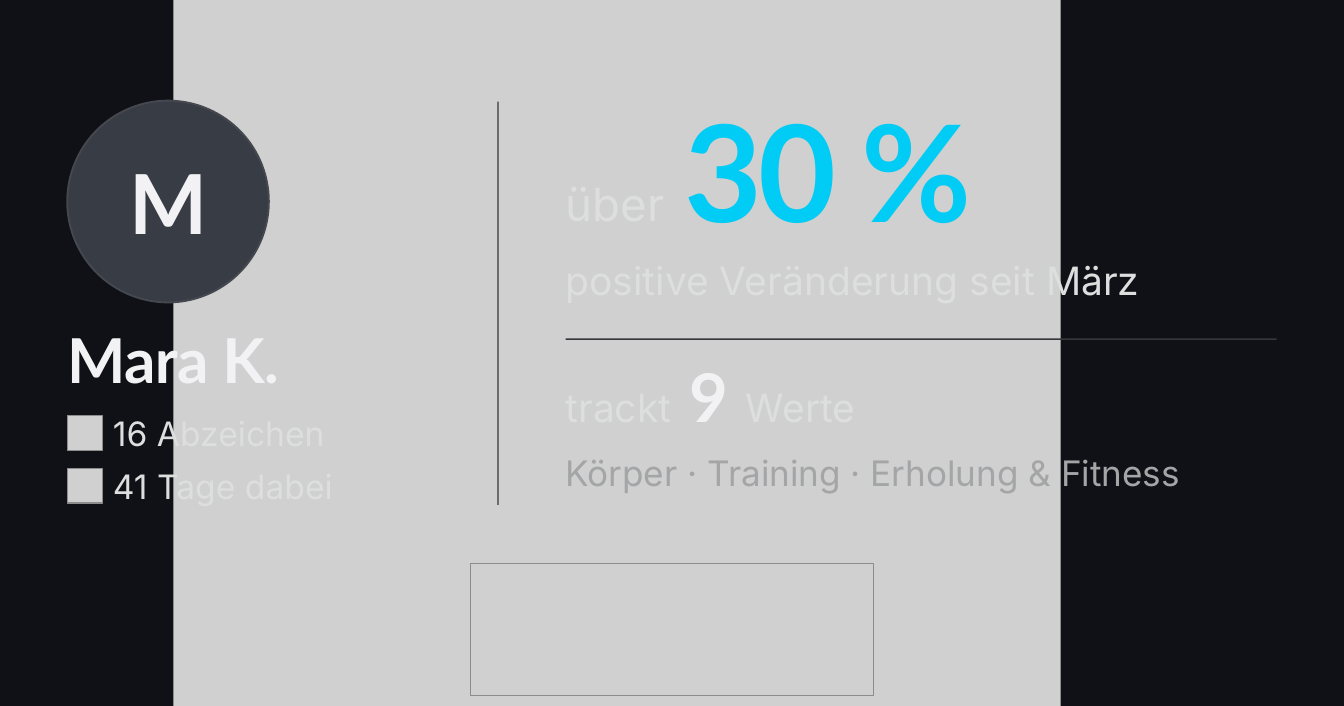
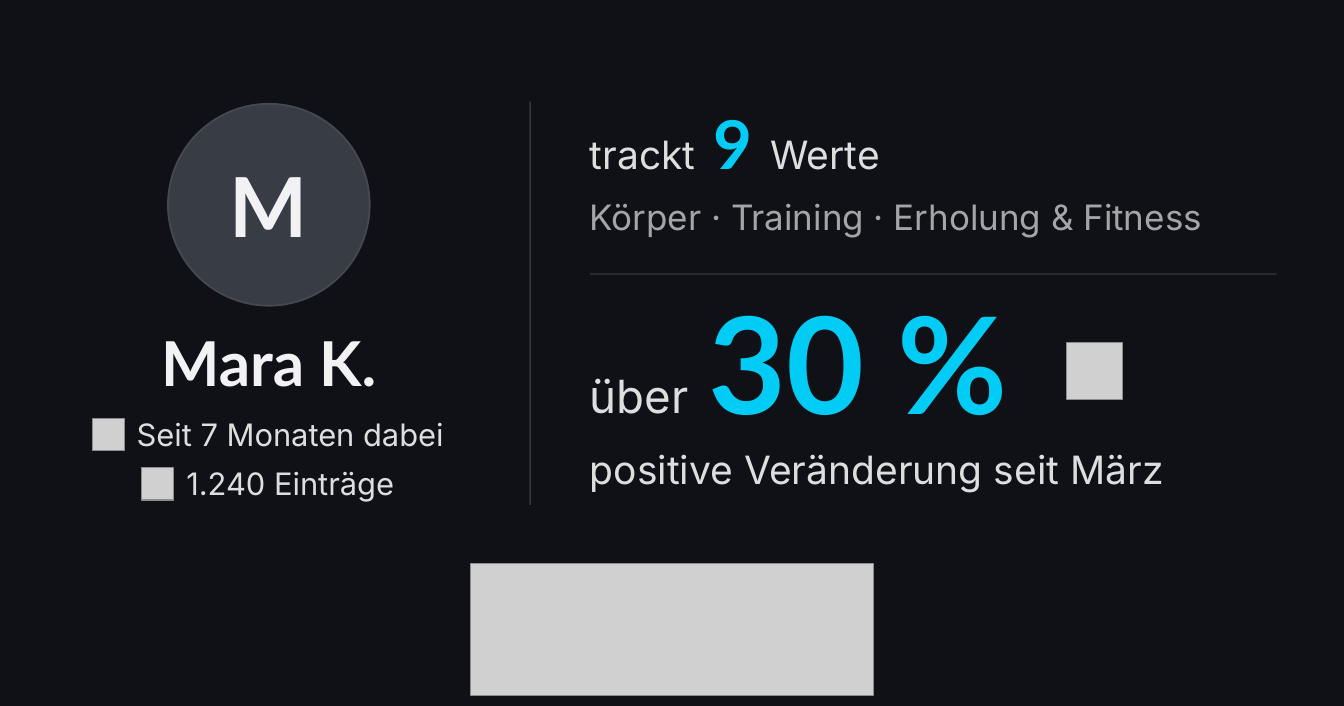
Before and after one commit to Kossa97/HOKU-Health-Hub, a slide deck: slide 1 of docs/profil/canva/hoku-link-karten.pptx (slide 9 before the commit). Drawn at 1344x706 pixels with LibreOffice and Linux fonts; fonts in the diff are those of the drawing; grey boxes stand for pictures; background and template pictures are left out. Boxes give left, top, right and bottom in pixels: in the first picture for what was removed or moved away, otherwise in the second. Text is boxed around its words. In the diff, an @@ line names an element or a change of style, - is before the commit and + after.

```diff
--- a/docs/profil/canva/hoku-link-karten.pptx
+++ b/docs/profil/canva/hoku-link-karten.pptx
@@ picture removed at (173, 0, 1060, 706) @@
@@ text "M": place and size @@
-text "M" at (129, 174, 207, 234)
+text "M" at (230, 177, 308, 237)
@@ ellipse: place and size @@
-ellipse at (67, 101, 269, 303)
+ellipse at (168, 104, 370, 306)
@@ rectangle: place and size @@
-rectangle at (497, 101, 498, 504)
+rectangle at (529, 101, 530, 504)
@@ text "9" at (714, 120, 753, 169): size 44.9 to 45 pt, text colour #F2F2F4 to #00CCF5, letter spacing -0.9 to 0 pt @@
@@ 4 texts: place and size @@
-4 texts at (566, 355, 1180, 493)
+4 texts at (590, 120, 1201, 238)
@@ text "Körper · Training · Erholung ..." at (590, 204, 1201, 238): size 23.5 to 23.4 pt @@
@@ rectangle: place and size @@
-rectangle at (566, 339, 1276, 340)
+rectangle at (590, 273, 1277, 274)
@@ text "30 %": place and size @@
-text "30 %" at (685, 123, 837, 223)
+text "30 %" at (709, 315, 865, 415)
@@ text "30 %" at (709, 315, 865, 415): letter spacing -2.7 to 0 pt @@
@@ text "Mara K.": place and size @@
-text "Mara K." at (67, 329, 208, 394)
+text "Mara K." at (161, 341, 376, 387)
@@ text "Mara K." at (161, 341, 376, 387): letter spacing -0.4 to 0 pt; alignment left to centre @@
@@ picture added at (1067, 343, 1123, 399) @@
@@ text "über" rewrapped from (566, 176, 711, 232) to (590, 378, 689, 414) @@
@@ picture removed at (67, 415, 101, 449) @@
@@ picture added at (92, 418, 125, 451) @@
@@ text removed at (113, 418, 325, 454) @@
-16 Abzeichen
@@ text added at (137, 423, 443, 447), 20.7 pt, text #DDDEDE @@
+Seit 7 Monaten dabei
@@ text "positive Veränderung seit März" rewrapped from (1046, 261, 1139, 303) to (590, 454, 1163, 493) @@
@@ picture removed at (67, 468, 101, 502) @@
@@ text removed at (113, 471, 235, 507) @@
-41 Tage dabei
@@ picture added at (142, 468, 174, 500) @@
@@ text added at (186, 472, 394, 501), 20.7 pt, text #DDDEDE @@
+1.240 Einträge
```
Also in this commit, not shown: 2 other slides changed, 3 slides added, 17 slides removed, 4 other files.
